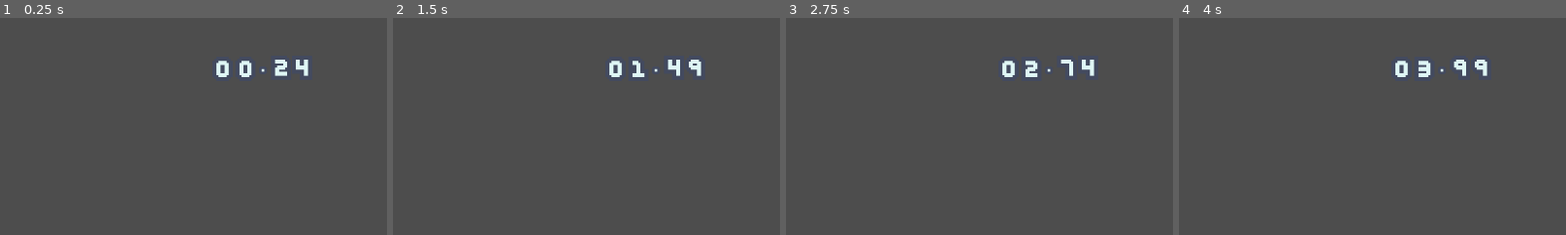
Above: before the commit, frames 1-4 (left to right).
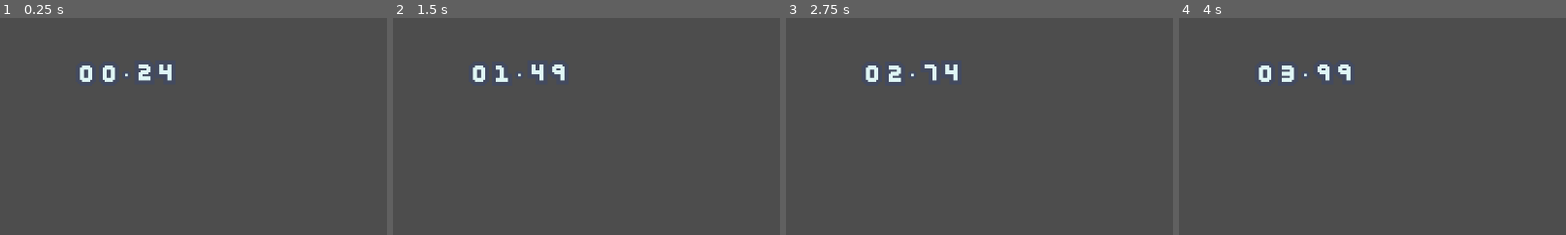
Above: after the commit, the same moments.

Repository: davidjmstewart/inyago
Game: Godot game, scene res://scenes/stopwatch.tscn
Same seed, same stepped clock (60 frames per second), same inputs: the game is played once before the commit and once after it. This scene is started directly instead of the project's main scene.
Inputs (mouse positions are % of the whole screen's width and height, from its top left):
- Up to frame 1 (0.25 s): no input
- Up to frame 2 (1.5 s): move the mouse to (72, 45) at 0.52 s; click (72, 45) at 0.67 s; tap Enter at 1.25 s; move the mouse to (30, 55) at 1.27 s; click (30, 55) at 1.42 s
- Up to frame 3 (2.75 s): tap Space at 2 s; move the mouse to (60, 28) at 2.02 s; click (60, 28) at 2.17 s
- Up to frame 4 (4 s): tap Enter at 2.75 s; move the mouse to (45, 70) at 2.77 s; click (45, 70) at 2.92 s; move the mouse to (80, 65) at 3.52 s; click (80, 65) at 3.67 s
The pictures show only the part of the screen within x 8-58%, y 0-50%; the shares and areas given below are measured in that part.

The runs differ from the first frame. In frame 1, 1.6% of the frame differs, in the area x 20-80%, y 19-30%; in frame 2, 1.4%; in frame 3, 1.5%; in frame 4, 1.6%.

Commit message:
Added gust prop

Diff:
--- a/game_src/Stopwatch.gd
+++ b/game_src/Stopwatch.gd
@@ -20,7 +20,7 @@
 @onready var separator_1 = get_node("Separator1")
 @onready var separator_2 = get_node("Separator2")
 
-var time_elapsed = 0.0
+@export var time_elapsed = 0.0
 
 # Called when the node enters the scene tree for the first time.
 func _ready():
--- /dev/null
+++ b/game_src/scenes/gust.tscn
@@ -0,0 +1,43 @@
+[gd_scene load_steps=6 format=3 uid="uid://c5k8l2kclnrg"]
+
+[ext_resource type="Texture2D" uid="uid://rxp5f4j6tno1" path="res://assets/tiles/pixel_platformer_industrial/tile_0059.png" id="1_1whfo"]
+[ext_resource type="Script" path="res://scripts/gust.gd" id="1_404kj"]
+
+[sub_resource type="RectangleShape2D" id="RectangleShape2D_2vqq0"]
+size = Vector2(12, 18)
+
+[sub_resource type="Gradient" id="Gradient_pmo0l"]
+offsets = PackedFloat32Array(0.112583, 0.94702)
+colors = PackedColorArray(1, 1, 1, 1, 0, 0, 0, 0.160784)
+
+[sub_resource type="RectangleShape2D" id="RectangleShape2D_2a45j"]
+size = Vector2(12, 29)
+
+[node name="Gust" type="Area2D"]
+position = Vector2(90, 130)
+scale = Vector2(3, 3)
+gravity_space_override = 3
+gravity_point_center = Vector2(0, -1)
+gravity_direction = Vector2(0, -1)
+script = ExtResource("1_404kj")
+
+[node name="CollisionPipe" type="CollisionShape2D" parent="."]
+shape = SubResource("RectangleShape2D_2vqq0")
+
+[node name="Sprite2D" type="Sprite2D" parent="."]
+texture = ExtResource("1_1whfo")
+
+[node name="CPUParticles2D" type="CPUParticles2D" parent="."]
+position = Vector2(1, -15)
+amount = 10
+lifetime = 0.2
+local_coords = true
+emission_shape = 2
+emission_sphere_radius = 6.0
+particle_flag_align_y = true
+gravity = Vector2(0, -980)
+color_ramp = SubResource("Gradient_pmo0l")
+
+[node name="WindCollision" type="CollisionShape2D" parent="."]
+position = Vector2(0, -23.5)
+shape = SubResource("RectangleShape2D_2a45j")
--- a/game_src/scenes/stopwatch.tscn
+++ b/game_src/scenes/stopwatch.tscn
@@ -6,44 +6,45 @@
 
 [node name="Node2D" type="Node2D"]
 process_mode = 1
+position = Vector2(96, 64)
 script = ExtResource("1_wk77k")
 
 [node name="Milliseconds1" type="Sprite2D" parent="."]
-position = Vector2(544, 74)
+position = Vector2(245, 17)
 scale = Vector2(3, 3)
 texture = ExtResource("2_1ay4o")
 
 [node name="Milliseconds2" type="Sprite2D" parent="."]
-position = Vector2(513, 74)
+position = Vector2(214, 17)
 scale = Vector2(3, 3)
 texture = ExtResource("2_1ay4o")
 
 [node name="Separator1" type="Sprite2D" parent="."]
-position = Vector2(486, 72)
+position = Vector2(187, 15)
 scale = Vector2(2, 2)
 texture = ExtResource("3_qtdru")
 
 [node name="Seconds1" type="Sprite2D" parent="."]
-position = Vector2(460, 76)
+position = Vector2(161, 19)
 scale = Vector2(3, 3)
 texture = ExtResource("2_1ay4o")
 
 [node name="Seconds2" type="Sprite2D" parent="."]
-position = Vector2(426, 76)
+position = Vector2(127, 19)
 scale = Vector2(3, 3)
 texture = ExtResource("2_1ay4o")
 
 [node name="Separator2" type="Sprite2D" parent="."]
-position = Vector2(396, 73)
+position = Vector2(97, 16)
 scale = Vector2(2, 2)
 texture = ExtResource("3_qtdru")
 
 [node name="Minutes1" type="Sprite2D" parent="."]
-position = Vector2(368, 78)
+position = Vector2(69, 21)
 scale = Vector2(3, 3)
 texture = ExtResource("2_1ay4o")
 
 [node name="Minutes2" type="Sprite2D" parent="."]
-position = Vector2(335, 79)
+position = Vector2(36, 22)
 scale = Vector2(3, 3)
 texture = ExtResource("2_1ay4o")
--- /dev/null
+++ b/game_src/scripts/gust.gd
@@ -0,0 +1,12 @@
+extends Area2D
+
+var default_gravity = Vector2(0,-1)
+# Called when the node enters the scene tree for the first time.
+func _ready():
+	pass # Replace with function body.
+
+
+# Called every frame. 'delta' is the elapsed time since the previous frame.
+func _process(delta):
+	gravity_direction = default_gravity.rotated(rotation)
+#	print(basis)
Not shown: 1 places in game_src/default_bus_layout.tres that only renumber resources
